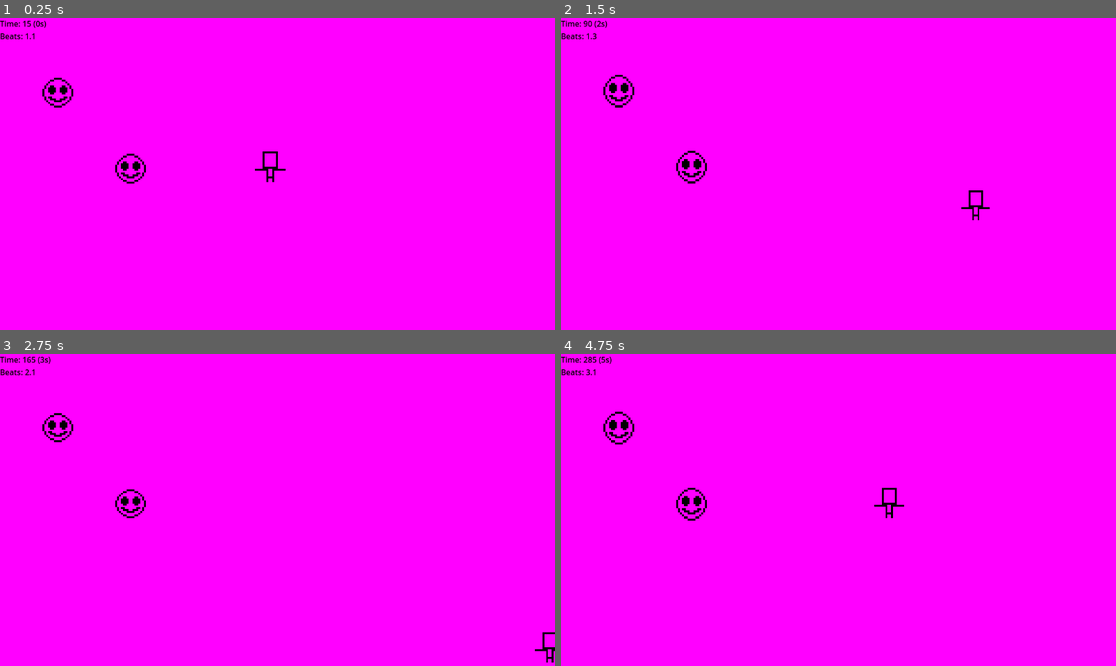
Above: before the commit, frames 1-4 (two rows, left to right).
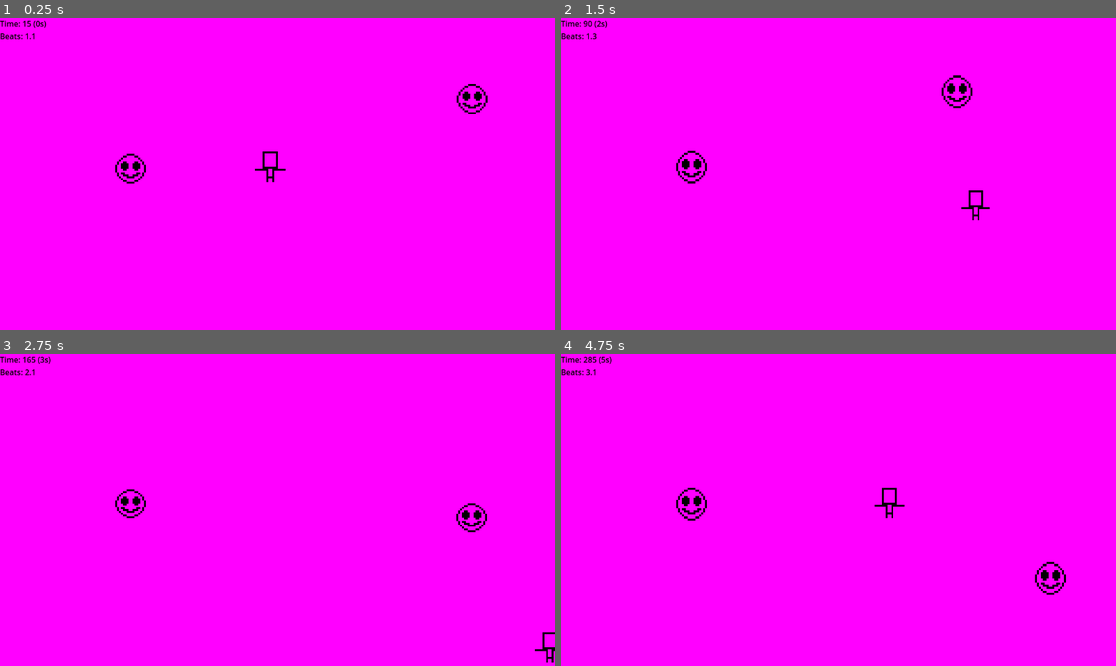
Above: after the commit, the same moments.

Repository: slost/1bj-hero-core
Game: Godot game, scene res://Scenes/Game/game.tscn
The game is run twice, just before and just after one commit, with the same random seed, the same clock (stepped at 60 frames per second) and the same inputs.
Inputs:
- Up to frame 1 (0.25 s): no input
- Up to frame 2 (1.5 s): hold Right (move_right) 0.53-1.28 s; hold Down (move_down) from 1.28 s (still down)
- Up to frame 3 (2.75 s): release Down (move_down) at 2.03 s; hold Right (move_right) from 2.03 s (still down)
- Up to frame 4 (4.75 s): release Right (move_right) at 2.78 s; hold Up (move_up) 2.78-3.53 s; hold Left (move_left) from 3.53 s (still down)

The runs differ from the first frame. In frame 1, 0.4% of the frame differs, in the area x 7-88%, y 19-31%; in frame 2, 0.5%; in frame 3, 0.4%; in frame 4, 0.5%, in the area x 7-91%, y 18-78%.

Commit message:
Update Map

Diff:
--- a/Scenes/Game/game.tscn
+++ b/Scenes/Game/game.tscn
@@ -1,20 +1,10 @@
-[gd_scene load_steps=10 format=3 uid="uid://033l120yy5tk"]
+[gd_scene load_steps=6 format=3 uid="uid://033l120yy5tk"]
 
 [ext_resource type="PackedScene" uid="uid://bq64ij7kka531" path="res://Scenes/Game/map.tscn" id="1_yipeh"]
-[ext_resource type="PackedScene" uid="uid://ckkkvld6onpug" path="res://Scenes/Character/player.tscn" id="2_jh6oc"]
 [ext_resource type="Script" path="res://Scenes/Game/map.gd" id="2_x5epm"]
-[ext_resource type="PackedScene" uid="uid://caox48g08q8j4" path="res://Scenes/Character/monster_dummy.tscn" id="3_kcseb"]
-[ext_resource type="Shader" path="res://Shaders/palette.gdshader" id="3_u3555"]
 [ext_resource type="Material" uid="uid://bv5dllnmwrgm7" path="res://Shaders/palette.tres" id="3_ut7rk"]
 [ext_resource type="PackedScene" uid="uid://c837xeovaxpfe" path="res://Scenes/Game/music_handler.tscn" id="5_ewm0u"]
 [ext_resource type="Script" path="res://Scenes/Game/debug_tool.gd" id="6_3wppi"]
-
-[sub_resource type="ShaderMaterial" id="ShaderMaterial_1l1o7"]
-shader = ExtResource("3_u3555")
-shader_parameter/pal_source_1 = Color(0, 0, 0, 1)
-shader_parameter/pal_swap_1 = Color(0, 0, 0, 1)
-shader_parameter/pal_source_2 = Color(1, 1, 1, 1)
-shader_parameter/pal_swap_2 = Color(128, 0, 128, 1)
 
 [node name="Game" type="Control"]
 editor_description = "ตัวควบคุมเกม"
@@ -48,21 +38,3 @@
 
 [node name="Map" parent="SubViewportContainer/SubViewport" instance=ExtResource("1_yipeh")]
 script = ExtResource("2_x5epm")
-
-[node name="ColorRect" type="ColorRect" parent="SubViewportContainer/SubViewport/Map"]
-material = SubResource("ShaderMaterial_1l1o7")
-offset_right = 1155.0
-offset_bottom = 645.0
-
-[node name="Player" parent="SubViewportContainer/SubViewport/Map" instance=ExtResource("2_jh6oc")]
-editor_description = "ผู้เล่นไง"
-position = Vector2(561, 309)
-
-[node name="MonsterDummy" parent="SubViewportContainer/SubViewport/Map" instance=ExtResource("3_kcseb")]
-position = Vector2(271, 311)
-scale = Vector2(4, 4)
-
-[node name="MonsterDummy2" parent="SubViewportContainer/SubViewport/Map" instance=ExtResource("3_kcseb")]
-position = Vector2(120, 153)
-scale = Vector2(4, 4)
-move_type = 2
--- a/Scenes/Game/map.tscn
+++ b/Scenes/Game/map.tscn
@@ -1,3 +1,32 @@
-[gd_scene format=3 uid="uid://bq64ij7kka531"]
+[gd_scene load_steps=5 format=3 uid="uid://bq64ij7kka531"]
+
+[ext_resource type="Shader" path="res://Shaders/palette.gdshader" id="1_qg2ia"]
+[ext_resource type="PackedScene" uid="uid://ckkkvld6onpug" path="res://Scenes/Character/player.tscn" id="2_ljpgr"]
+[ext_resource type="PackedScene" uid="uid://caox48g08q8j4" path="res://Scenes/Character/monster_dummy.tscn" id="3_qrfdy"]
+
+[sub_resource type="ShaderMaterial" id="ShaderMaterial_js8ha"]
+shader = ExtResource("1_qg2ia")
+shader_parameter/pal_source_1 = Color(0, 0, 0, 1)
+shader_parameter/pal_swap_1 = Color(0, 0, 0, 1)
+shader_parameter/pal_source_2 = Color(1, 1, 1, 1)
+shader_parameter/pal_swap_2 = Color(128, 0, 128, 1)
 
 [node name="Map" type="Node2D"]
+
+[node name="ColorRect" type="ColorRect" parent="."]
+material = SubResource("ShaderMaterial_js8ha")
+offset_right = 1155.0
+offset_bottom = 645.0
+
+[node name="Player" parent="." instance=ExtResource("2_ljpgr")]
+editor_description = "ผู้เล่นไง"
+position = Vector2(561, 309)
+
+[node name="MonsterDummy" parent="." instance=ExtResource("3_qrfdy")]
+position = Vector2(271, 311)
+scale = Vector2(4, 4)
+
+[node name="MonsterDummy2" parent="." instance=ExtResource("3_qrfdy")]
+position = Vector2(1029, 157)
+scale = Vector2(4, 4)
+move_behavior = 3
